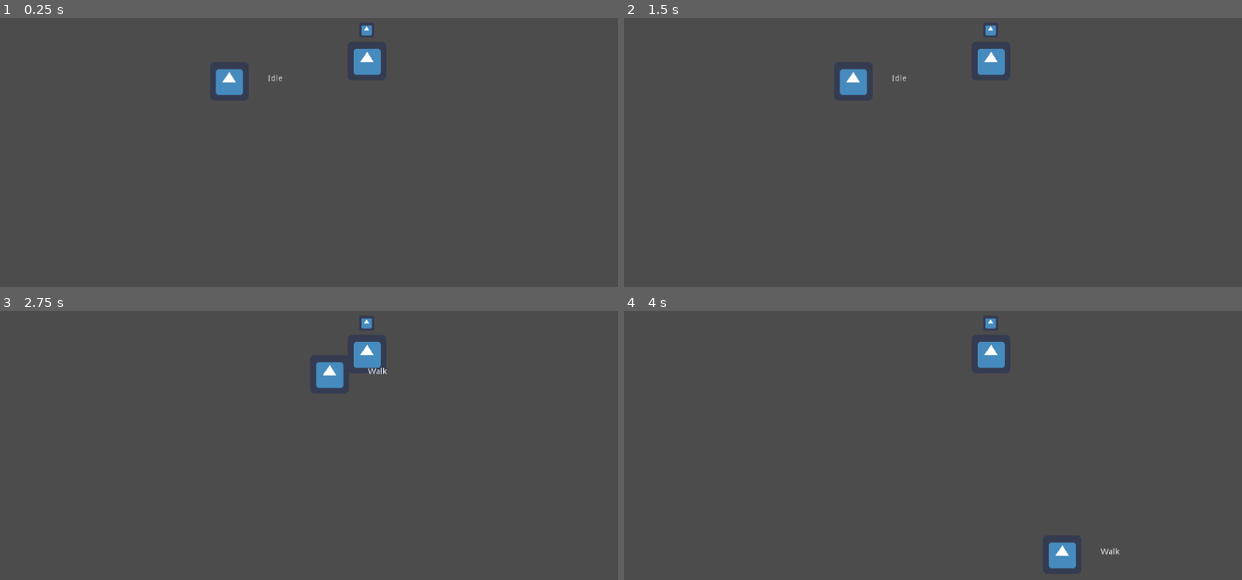
Above: before the commit, frames 1-4 (two rows, left to right).
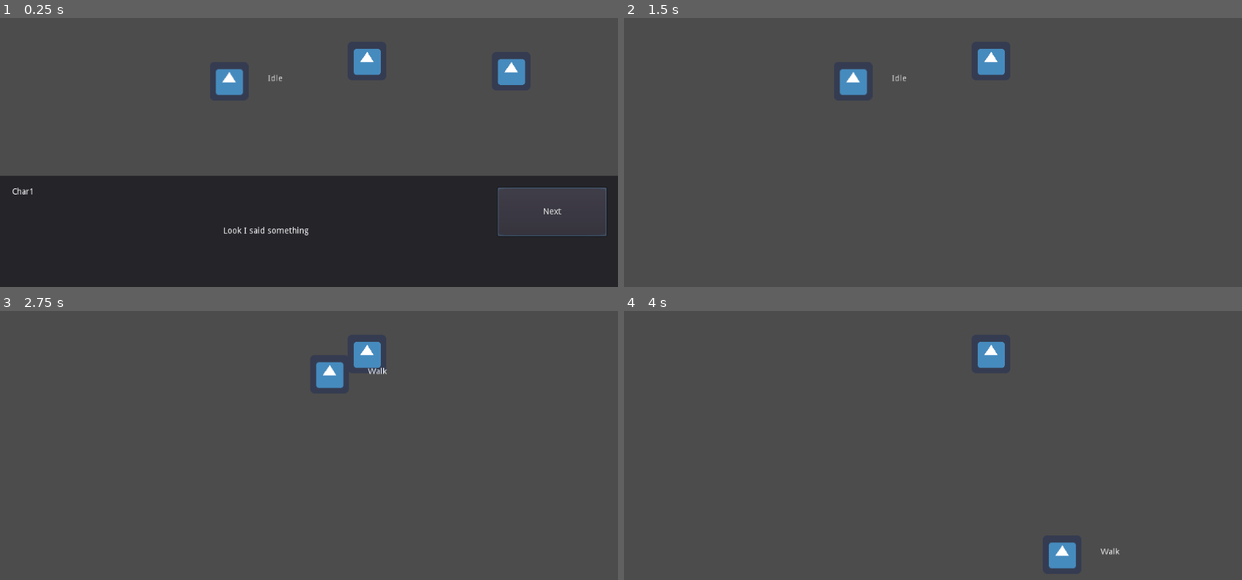
Above: after the commit, the same moments.

Repository: OceanBoy612/SimpleRPG
Game: Godot game, scene res://Code/Maps/Map1.tscn
Two runs of this game, one before a commit and one after it. Both use one fixed random seed, a clock stepped at 60 frames per second and the inputs below. The project has no main scene, so this scene is started directly. The engine's default icon, where the game draws it, is replaced by a stand-in: a white triangle on a blue panel in a dark square.
Inputs (mouse positions are in pixels of both pictures, inside the frame that each line leads up to):
- Up to frame 1 (0.25 s): no input
- Up to frame 2 (1.5 s): click (1174, 211) at 0.5 s, where only the run after the commit has a clickable "Next"; click (1174, 211) at 1.25 s, where only the run after the commit has a clickable "End"
- Up to frame 3 (2.75 s): tap Enter (ui_accept) at 2, 2.27 s; move the mouse to (444, 380) at 2.02 s; hold Right (ui_right) from 2.03 s (still down)
- Up to frame 4 (4 s): tap Enter (ui_accept) at 2.75, 3.02 s; move the mouse to (809, 418) at 2.77 s; release Right (ui_right) at 2.78 s; hold Down (ui_down) 2.78-3.53 s; move the mouse to (994, 319) at 3.52 s; hold Right (ui_right) from 3.53 s (still down)

The runs differ from the first frame. In frame 1, 39% of the frame differs, in the area x 0-100%, y 2-100%; in frame 2, less than 0.1%; in frame 3, less than 0.1%; in frame 4, less than 0.1%.

Commit message:
improved dialog system
renamed MapAction to Interaction
Made DialogueAction a resource
deleted old dialog code

Diff:
--- a/src/Code/Event Manager/Scripts/dialog.gd
+++ /dev/null
@@ -1,37 +0,0 @@
-extends Resource
-class_name Dialog
-"""
-get_next:
-	returns: the next string in the dialog or an empty string when the dialog
-			 completes
-"""
-
-#signal started
-#signal finished
-
-
-export(Array, String, MULTILINE) var speech
-
-export(int) var current_index = 0
-#export(bool) var reset_on_complete = true
-
-
-
-func get_next() -> String:
-#	assert(current_index < speech.size(), "Dialog ran out of lines")
-	print("current index ", current_index)
-	if is_finished():
-		reset()
-	var temp = speech[current_index]
-	current_index += 1
-	return temp
-
-
-func reset():
-	current_index = 0
-
-
-func is_started():
-	return current_index == 0
-func is_finished():
-	return current_index == speech.size()
--- a/src/Code/Event Manager/Scripts/dialog_label.gd
+++ /dev/null
@@ -1,64 +0,0 @@
-extends Label
-
-
-signal dialog_started
-signal dialog_finished
-
-
-export(bool) var show_on_started = true
-export(bool) var hide_on_finished = true
-
-
-var current_dialog : Dialog
-
-
-func set_dialog(dialog : Dialog) -> void:
-	current_dialog = dialog
-
-
-func increment_dialog() -> void:
-	if not current_dialog:
-		print("no dialogue found, not incrementing the dialogue")
-		return
-	assert(current_dialog, "Dialog label has no dialog")
-#	assert(not current_dialog.is_finished(), "Dialog label cannot increment a completed dialog")
-	if current_dialog.is_finished():
-		_on_dialog_finished()
-		return
-
-
-	if current_dialog.is_started():
-		_on_dialog_started()
-	text = current_dialog.get_next()
-	print("text: %s" % [text])
-
-
-func has_dialog() -> bool:
-	return current_dialog != null
-
-
-## Helpers ##
-
-func _on_dialog_started() -> void:
-	if show_on_started:
-		print("showing")
-		show()
-	print("started")
-	emit_signal("dialog_started")
-
-func _on_dialog_finished() -> void:
-	if hide_on_finished:
-		print("hiding")
-		hide()
-	current_dialog = null
-	print("ended")
-	emit_signal("dialog_finished")
-
-## Helpers ##
-
-## Debug ##
-
-func _restart_current_dialog() -> void:
-	current_dialog.reset()
-
-## Debug ##
--- a/src/Code/Event Manager/Scripts/event.gd
+++ /dev/null
@@ -1,8 +0,0 @@
-extends Resource
-class_name Event
-
-#signal started
-#signal finished
-
-
-export(bool) var completed = false
--- a/src/Code/Event Manager/~Testing Scenes/TestingEventManager.gd
+++ /dev/null
@@ -1,28 +0,0 @@
-extends Node2D
-
-
-export(Array, Resource) var dialogs
-
-
-onready var dialog_label = $Label
-
-
-var curr_index = 0
-
-
-func _ready():
-	dialog_label.set_dialog(dialogs[curr_index])
-	curr_index += 1
-	dialog_label.connect("dialog_finished", self, "on_dialogue_finished")
-
-
-func _on_Area2D_mouse_entered():
-	dialog_label.increment_dialog()
-
-
-func on_dialogue_finished():
-#	print("curr index: ", curr_index)
-	if curr_index < dialogs.size():
-		dialog_label.set_dialog(dialogs[curr_index])
-		curr_index += 1
-		dialog_label.increment_dialog()
--- a/src/Code/Event Manager/~Testing Scenes/TestingEventManager.tscn
+++ /dev/null
@@ -1,41 +0,0 @@
-[gd_scene load_steps=7 format=2]
-
-[ext_resource path="res://Code/Event Manager/~Testing Scenes/TestingEventManager.gd" type="Script" id=1]
-[ext_resource path="res://Code/Event Manager/~Testing Scenes/test_dialog1.tres" type="Resource" id=2]
-[ext_resource path="res://Code/Event Manager/Scripts/dialog_label.gd" type="Script" id=3]
-[ext_resource path="res://Code/Event Manager/~Testing Scenes/test_dialog2.tres" type="Resource" id=4]
-[ext_resource path="res://icon.png" type="Texture" id=5]
-
-[sub_resource type="CircleShape2D" id=1]
-radius = 83.1505
-
-[node name="TestingEventManager" type="Node2D"]
-script = ExtResource( 1 )
-dialogs = [ ExtResource( 2 ), ExtResource( 4 ) ]
-
-[node name="Label" type="Label" parent="."]
-visible = false
-margin_left = 92.0
-margin_top = 262.0
-margin_right = 303.0
-margin_bottom = 333.0
-rect_scale = Vector2( 4, 4 )
-autowrap = true
-script = ExtResource( 3 )
-__meta__ = {
-"_edit_use_anchors_": false
-}
-
-[node name="Area2D" type="Area2D" parent="."]
-position = Vector2( 831, 125 )
-__meta__ = {
-"_edit_group_": true
-}
-
-[node name="CollisionShape2D" type="CollisionShape2D" parent="Area2D"]
-shape = SubResource( 1 )
-
-[node name="Sprite" type="Sprite" parent="Area2D"]
-texture = ExtResource( 5 )
-
-[connection signal="mouse_entered" from="Area2D" to="." method="_on_Area2D_mouse_entered"]
--- a/src/Code/Event Manager/~Testing Scenes/test_dialog1.tres
+++ /dev/null
@@ -1,8 +0,0 @@
-[gd_resource type="Resource" load_steps=2 format=2]
-
-[ext_resource path="res://Code/Event Manager/Scripts/dialog.gd" type="Script" id=1]
-
-[resource]
-script = ExtResource( 1 )
-speech = [ "Hello this is a test", "OMG you got to the second chunk", "truly impressive. The third thingy is an achievement!" ]
-current_index = 0
--- a/src/Code/Event Manager/~Testing Scenes/test_dialog2.tres
+++ /dev/null
@@ -1,8 +0,0 @@
-[gd_resource type="Resource" load_steps=2 format=2]
-
-[ext_resource path="res://Code/Event Manager/Scripts/dialog.gd" type="Script" id=1]
-
-[resource]
-script = ExtResource( 1 )
-speech = [ "Would you look at that. A new Dialog!", "Ok stop this is number 2 already. To much... NOooooooooo!", "welp. that's number three of two. Cryptic init?" ]
-current_index = 0
--- a/src/Code/Interactables/Interactable.tscn
+++ b/src/Code/Interactables/Interactable.tscn
@@ -18,5 +18,3 @@
 position = Vector2( 0, -51.0798 )
 scale = Vector2( 0.389035, 0.389035 )
 texture = ExtResource( 2 )
-
-[node name="Actions" type="Node" parent="."]
--- a/src/Code/Interactables/interactable.gd
+++ b/src/Code/Interactables/interactable.gd
@@ -8,15 +8,23 @@
 export var auto_start_interaction := false
 export var vanish_on_interaction := false
 
-export(Array) var interactions
+export(Array, Resource) var interactions
 
 
 onready var dialogue_balloon: Sprite = $Balloon
 
 
+var local_map# : LocalMap
+
+
 func _ready():
+	add_to_group("interactable")
 	connect('body_entered', self, '_on_body_entered')
 	connect('body_exited', self, '_on_body_exited')
+
+
+func initialize(_local_map):
+	local_map = _local_map
 
 
 func _on_body_entered(body: PhysicsBody2D) -> void:
@@ -31,16 +39,15 @@
 
 
 func start_interaction() -> void:
-	# Pauses the game and play each action under the $Actions node
-	# Actions that transition to another scene may unpause the game themselves
+	# Pauses the game and play each interaction
+	# Interactions that transition to another scene may unpause the game themselves
 	# Interactable processes even when the game is paused
 	dialogue_balloon.hide()
 	get_tree().paused = true
-	var actions = $Actions.get_children()
-	assert(actions != []) # An Interactable should have some interaction
-	for action in actions:
-		(action as Interaction).interact()
-		yield(action, "finished")
+	assert(interactions.size() > 0)
+	for interaction in interactions:
+		(interaction as Interaction).interact(local_map)
+		yield(interaction, "finished")
 	emit_signal("interaction_finished", self)
 	if vanish_on_interaction:
 		queue_free()
--- a/src/Code/Interface/GUI/DialogueBox.tscn
+++ b/src/Code/Interface/GUI/DialogueBox.tscn
@@ -76,7 +76,7 @@
 margin_bottom = 80.0
 rect_min_size = Vector2( 180, 80 )
 size_flags_vertical = 0
-text = "Next"
+text = "End"
 
 [node name="DialoguePlayer" parent="." instance=ExtResource( 3 )]
 
--- a/src/Code/Maps/LocalMap.gd
+++ b/src/Code/Maps/LocalMap.gd
@@ -9,8 +9,8 @@
 
 func _ready() -> void:
 	assert(dialogue_box)
-	for action in get_tree().get_nodes_in_group("interaction"):
-		(action as Interaction).initialize(self)
+	for action in get_tree().get_nodes_in_group("interactable"):
+		(action as Interactable).initialize(self)
 
 
 func play_dialogue(data):
--- a/src/Code/Maps/Map1.tscn
+++ b/src/Code/Maps/Map1.tscn
@@ -4,8 +4,8 @@
 [ext_resource path="res://Code/Maps/LocalMap.gd" type="Script" id=2]
 [ext_resource path="res://Code/Interactables/Interactable.tscn" type="PackedScene" id=3]
 [ext_resource path="res://Code/Character Controller/Player.tscn" type="PackedScene" id=4]
-[ext_resource path="res://Code/dialogue/DialogueAction.tscn" type="PackedScene" id=5]
 [ext_resource path="res://Art/Tileset Resources/Tileset1.tres" type="TileSet" id=6]
+[ext_resource path="res://Code/dialogue/data/test_dialog.tres" type="Resource" id=7]
 
 [node name="Map1" type="Node2D"]
 script = ExtResource( 2 )
@@ -29,11 +29,9 @@
 
 [node name="Interactable" parent="Interactables" instance=ExtResource( 3 )]
 position = Vector2( 607.446, 223.705 )
-
-[node name="Dialogue" parent="Interactables/Interactable/Actions" index="0" instance=ExtResource( 5 )]
-dialogue_file_path = "res://Code/dialogue/data/test_conversation.json"
+auto_start_interaction = true
+vanish_on_interaction = true
+interactions = [ ExtResource( 7 ) ]
 
 [node name="Player" parent="." instance=ExtResource( 4 )]
 position = Vector2( 379.562, 257.649 )
-
-[editable path="Interactables/Interactable"]
--- a/src/Code/dialogue/DialogueAction.gd
+++ b/src/Code/dialogue/DialogueAction.gd
@@ -1,13 +1,24 @@
 extends Interaction
 class_name DialogueAction
 
+
 signal dialogue_loaded(data)
 
+
 export (String, FILE, "*.json") var dialogue_file_path: String
+#export(Array, String, MULTILINE) var speech
 
 
-func interact() -> void:
-	var dialogue: Dictionary = load_dialogue(dialogue_file_path)
+func interact(local_map: LocalMap) -> void:
+	var dialogue: Dictionary
+	if dialogue_file_path:
+		dialogue = load_dialogue(dialogue_file_path)
+#	# This needs to be a dict of dicts
+#	# {001:{expression:neutral, name:Char1, text:Look I said something},..}
+#	else:
+#		for s in range(speech.size()):
+#			dialogue["%s" % s] = speech[s] #<-- this won't work
+	print(dialogue)
 	yield(local_map.play_dialogue(dialogue), "completed")
 	emit_signal("finished")
 
--- /dev/null
+++ b/src/Code/dialogue/Interaction.gd
@@ -0,0 +1,25 @@
+# Base command interface for all actions the player
+# or a character can perform on the map
+# Uses a reference to the LocalMap to start interactions
+# and wait for events to complete with coroutines
+extends Resource
+class_name Interaction
+
+
+signal finished
+#var local_map
+var active: bool = true
+
+
+#func _ready() -> void:
+#	# using a group so LocalMap can initialize all Interactions
+#	add_to_group("interaction")
+
+
+#func initialize(_local_map):
+#	local_map = _local_map
+
+
+func interact(local_map) -> void:
+	print("You forgot to override the interact method in an Interaction")
+	emit_signal("finished")
--- a/src/Code/dialogue/MapAction.gd
+++ /dev/null
@@ -1,25 +0,0 @@
-# Base command interface for all actions the player
-# or a character can perform on the map
-# Uses a reference to the LocalMap to start interactions
-# and wait for events to complete with coroutines
-extends Node
-
-class_name Interaction
-
-signal finished
-var local_map
-var active: bool = true
-
-
-func _ready() -> void:
-	# using a group so LocalMap can initialize all Interactions
-	add_to_group("interaction")
-
-
-func initialize(_local_map):
-	local_map = _local_map
-
-
-func interact() -> void:
-	print("You forgot to override the interact method in " + name)
-	emit_signal("finished")
--- /dev/null
+++ b/src/Code/dialogue/data/test_dialog.tres
@@ -0,0 +1,7 @@
+[gd_resource type="Resource" load_steps=2 format=2]
+
+[ext_resource path="res://Code/dialogue/DialogueAction.gd" type="Script" id=1]
+
+[resource]
+script = ExtResource( 1 )
+dialogue_file_path = "res://Code/dialogue/data/test_conversation.json"
--- a/src/project.godot
+++ b/src/project.godot
@@ -14,11 +14,6 @@
 "language": "GDScript",
 "path": "res://Code/dialogue/characters/Character.gd"
 }, {
-"base": "Resource",
-"class": "Dialog",
-"language": "GDScript",
-"path": "res://Code/Event Manager/Scripts/dialog.gd"
-}, {
 "base": "Interaction",
 "class": "DialogueAction",
 "language": "GDScript",
@@ -34,20 +29,15 @@
 "language": "GDScript",
 "path": "res://Code/dialogue/DialoguePlayer.gd"
 }, {
-"base": "Resource",
-"class": "Event",
-"language": "GDScript",
-"path": "res://Code/Event Manager/Scripts/event.gd"
-}, {
 "base": "Area2D",
 "class": "Interactable",
 "language": "GDScript",
 "path": "res://Code/Interactables/interactable.gd"
 }, {
-"base": "Node",
+"base": "Resource",
 "class": "Interaction",
 "language": "GDScript",
-"path": "res://Code/dialogue/MapAction.gd"
+"path": "res://Code/dialogue/Interaction.gd"
 }, {
 "base": "Node",
 "class": "LocalMap",
@@ -61,11 +51,9 @@
 } ]
 _global_script_class_icons={
 "Character": "",
-"Dialog": "",
 "DialogueAction": "",
 "DialogueBox": "",
 "DialoguePlayer": "",
-"Event": "",
 "Interactable": "",
 "Interaction": "",
 "LocalMap": "",
